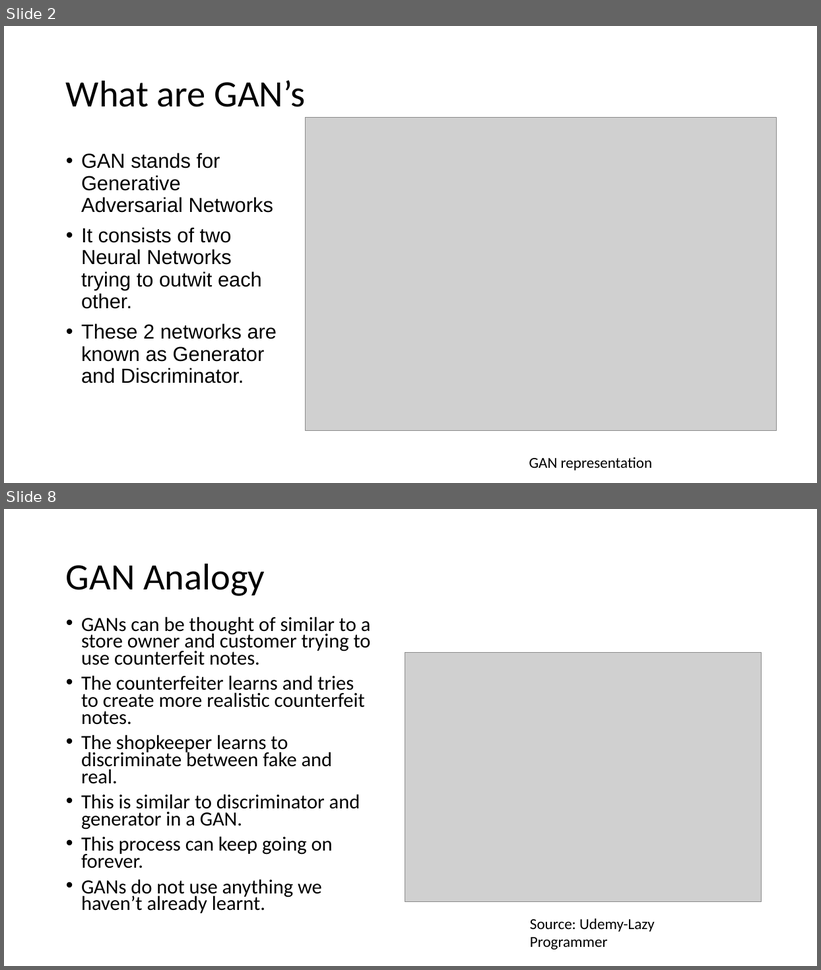
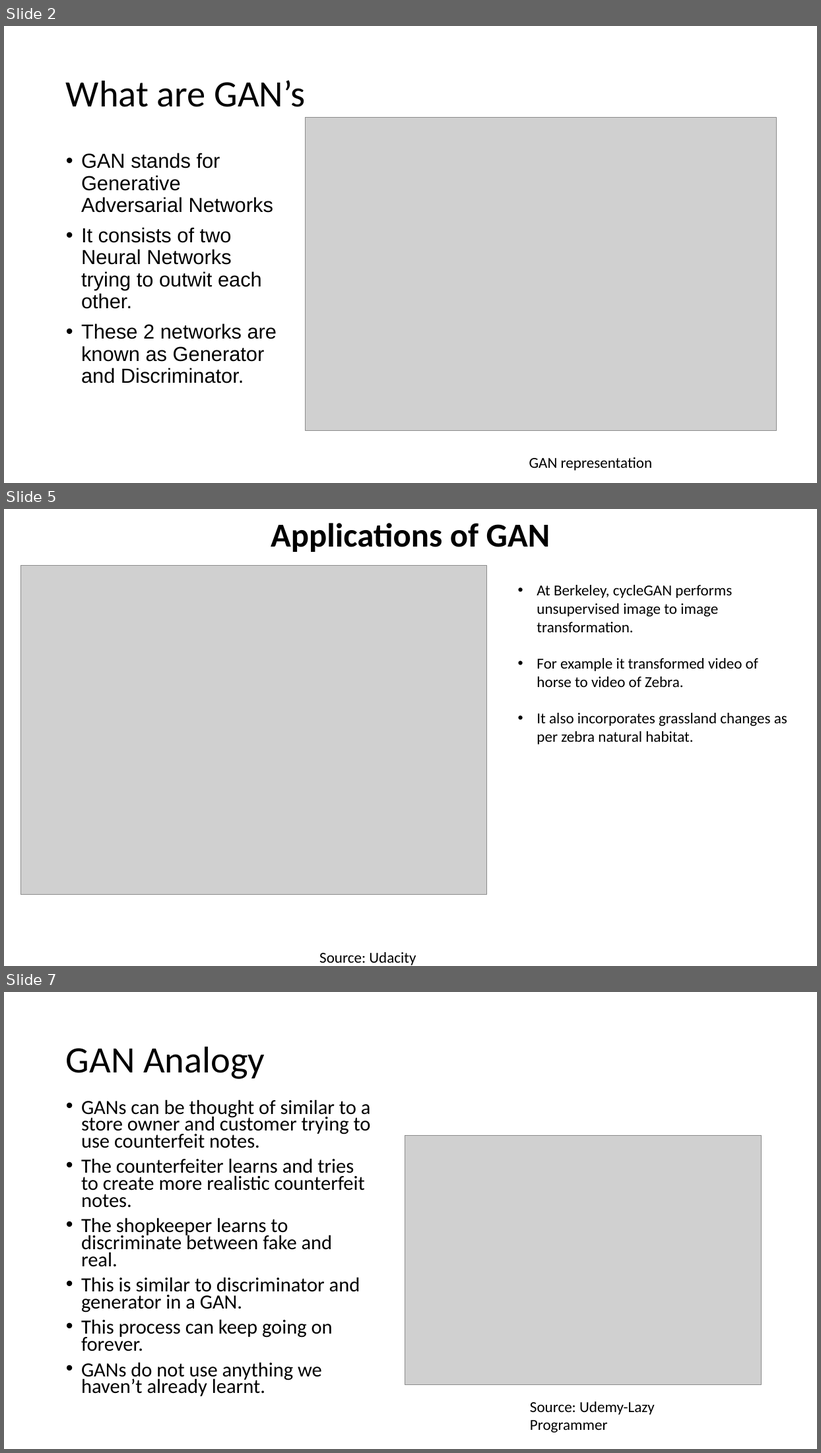
Before and after one commit to arunabh15091989/LighthouseLabs-LectureNotes, a slide deck: W9D3/GAN.pptx. Shown one above the other, each under a label of ours: slides 2 and 8 before the commit, slides 2, 5 and 7 after it; the slides between them are not shown. The pictures are 821x970 and 821x1453 pixels, drawn with LibreOffice and Linux fonts; fonts in the diff are those of the drawing; grey boxes stand for pictures. Boxes give left, top, right and bottom in pixels: in the first picture for what was removed or moved away, otherwise in the second. Text is boxed around its words. In the diff, an @@ line names an element or a change of style, - is before the commit and + after.

```diff
--- a/W9D3/GAN.pptx
+++ b/W9D3/GAN.pptx
@@ slide 5 added at (4, 509, 817, 966), background #FFFFFF @@
@@ title added at (271, 523, 550, 552), 39.6 pt, text #000000, bold @@
+Applications of GAN
@@ picture added at (20, 565, 487, 895) @@
@@ text added at (537, 585, 787, 745), 18 pt, text #000000 @@
+• At Berkeley, cycleGAN performs unsupervised image to image transformation.
+• For example it transformed video of horse to video of Zebra.
+• It also incorporates grassland changes as per zebra natural habitat.
@@ text added at (319, 953, 416, 966), 18 pt, text #000000 @@
+Source: Udacity
@@ what was slide 8 is now slide 7 @@
```
Also in this commit, not shown: 4 other slides added, 9 slides removed, 8 other files.
